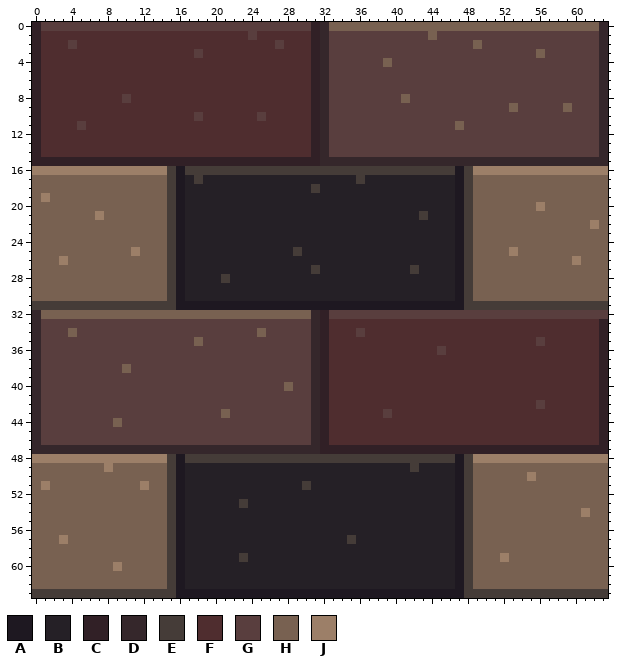
Pixel-art file, stored at Assets/Sprites/New Updated Sprites/bricks.aseprite. This is how it looked before the edit.
64x64 pixels, 1 frame. Colours within 5 levels of each other are drawn and written as one.
Visible layers, top first: "Layer 2" opacity 44% colour, "Layer 1".
Palette (. is transparent): A #1e1821  B #252026  C #312026  D #35272b  E #453c38  F #4f2d2f  G #593e3e  H #786151  J #9c7f68
Pixels before (only the part around the change), first column x 0:
 0 CGGGGGGGGGGGGGGGGGGGGGGGGGGGGGGCDHHHHHHHHHHHHHHHHHHHHHHHHHHHHHHD
 1 CFFFFFFFFFFFFFFFFFFFFFFFGFFFFFFCDGGGGGGGGGGGHGGGGGGGGGGGGGGGGGGD
 2 CFFFGFFFFFFFFFFFFFFFFFFFFFFGFFFCDGGGGGGGGGGGGGGGGHGGGGGGGGGGGGGD
 3 CFFFFFFFFFFFFFFFFFGFFFFFFFFFFFFCDGGGGGGGGGGGGGGGGGGGGGGGHGGGGGGD
 4 CFFFFFFFFFFFFFFFFFFFFFFFFFFFFFFCDGGGGGGHGGGGGGGGGGGGGGGGGGGGGGGD
 5 CFFFFFFFFFFFFFFFFFFFFFFFFFFFFFFCDGGGGGGGGGGGGGGGGGGGGGGGGGGGGGGD
 6 CFFFFFFFFFFFFFFFFFFFFFFFFFFFFFFCDGGGGGGGGGGGGGGGGGGGGGGGGGGGGGGD
 7 CFFFFFFFFFFFFFFFFFFFFFFFFFFFFFFCDGGGGGGGGGGGGGGGGGGGGGGGGGGGGGGD
 8 CFFFFFFFFFGFFFFFFFFFFFFFFFFFFFFCDGGGGGGGGHGGGGGGGGGGGGGGGGGGGGGD
 9 CFFFFFFFFFFFFFFFFFFFFFFFFFFFFFFCDGGGGGGGGGGGGGGGGGGGGHGGGGGHGGGD
10 CFFFFFFFFFFFFFFFFFGFFFFFFGFFFFFCDGGGGGGGGGGGGGGGGGGGGGGGGGGGGGGD
11 CFFFFGFFFFFFFFFFFFFFFFFFFFFFFFFCDGGGGGGGGGGGGGGHGGGGGGGGGGGGGGGD
12 CFFFFFFFFFFFFFFFFFFFFFFFFFFFFFFCDGGGGGGGGGGGGGGGGGGGGGGGGGGGGGGD
13 CFFFFFFFFFFFFFFFFFFFFFFFFFFFFFFCDGGGGGGGGGGGGGGGGGGGGGGGGGGGGGGD
14 CFFFFFFFFFFFFFFFFFFFFFFFFFFFFFFCDGGGGGGGGGGGGGGGGGGGGGGGGGGGGGGD
15 CCCCCCCCCCCCCCCCCCCCCCCCCCCCCCCCDDDDDDDDDDDDDDDDDDDDDDDDDDDDDDDD
16 JJJJJJJJJJJJJJJEAEEEEEEEEEEEEEEEEEEEEEEEEEEEEEEAEJJJJJJJJJJJJJJJ
17 HHHHHHHHHHHHHHHEABEBBBBBBBBBBBBBBBBBEBBBBBBBBBBAEHHHHHHHHHHHHHHH
18 HHHHHHHHHHHHHHHEABBBBBBBBBBBBBBEBBBBBBBBBBBBBBBAEHHHHHHHHHHHHHHH
19 HJHHHHHHHHHHHHHEABBBBBBBBBBBBBBBBBBBBBBBBBBBBBBAEHHHHHHHHHHHHHHH
20 HHHHHHHHHHHHHHHEABBBBBBBBBBBBBBBBBBBBBBBBBBBBBBAEHHHHHHHJHHHHHHH
21 HHHHHHHJHHHHHHHEABBBBBBBBBBBBBBBBBBBBBBBBBBEBBBAEHHHHHHHHHHHHHHH
22 HHHHHHHHHHHHHHHEABBBBBBBBBBBBBBBBBBBBBBBBBBBBBBAEHHHHHHHHHHHHHJH
23 HHHHHHHHHHHHHHHEABBBBBBBBBBBBBBBBBBBBBBBBBBBBBBAEHHHHHHHHHHHHHHH
24 HHHHHHHHHHHHHHHEABBBBBBBBBBBBBBBBBBBBBBBBBBBBBBAEHHHHHHHHHHHHHHH
25 HHHHHHHHHHHJHHHEABBBBBBBBBBBBEBBBBBBBBBBBBBBBBBAEHHHHJHHHHHHHHHH
26 HHHJHHHHHHHHHHHEABBBBBBBBBBBBBBBBBBBBBBBBBBBBBBAEHHHHHHHHHHHJHHH
27 HHHHHHHHHHHHHHHEABBBBBBBBBBBBBBEBBBBBBBBBBEBBBBAEHHHHHHHHHHHHHHH
28 HHHHHHHHHHHHHHHEABBBBEBBBBBBBBBBBBBBBBBBBBBBBBBAEHHHHHHHHHHHHHHH
29 HHHHHHHHHHHHHHHEABBBBBBBBBBBBBBBBBBBBBBBBBBBBBBAEHHHHHHHHHHHHHHH
30 HHHHHHHHHHHHHHHEABBBBBBBBBBBBBBBBBBBBBBBBBBBBBBAEHHHHHHHHHHHHHHH
31 EEEEEEEEEEEEEEEEAAAAAAAAAAAAAAAAAAAAAAAAAAAAAAAAEEEEEEEEEEEEEEEE
32 DHHHHHHHHHHHHHHHHHHHHHHHHHHHHHHDCGGGGGGGGGGGGGGGGGGGGGGGGGGGGGGG
33 DGGGGGGGGGGGGGGGGGGGGGGGGGGGGGGDCFFFFFFFFFFFFFFFFFFFFFFFFFFFFFFC
34 DGGGHGGGGGGGGGGGGGGGGGGGGHGGGGGDCFFFGFFFFFFFFFFFFFFFFFFFFFFFFFFC
35 DGGGGGGGGGGGGGGGGGHGGGGGGGGGGGGDCFFFFFFFFFFFFFFFFFFFFFFFGFFFFFFC
36 DGGGGGGGGGGGGGGGGGGGGGGGGGGGGGGDCFFFFFFFFFFFFGFFFFFFFFFFFFFFFFFC
37 DGGGGGGGGGGGGGGGGGGGGGGGGGGGGGGDCFFFFFFFFFFFFFFFFFFFFFFFFFFFFFFC
38 DGGGGGGGGGHGGGGGGGGGGGGGGGGGGGGDCFFFFFFFFFFFFFFFFFFFFFFFFFFFFFFC
39 DGGGGGGGGGGGGGGGGGGGGGGGGGGGGGGDCFFFFFFFFFFFFFFFFFFFFFFFFFFFFFFC
40 DGGGGGGGGGGGGGGGGGGGGGGGGGGGHGGDCFFFFFFFFFFFFFFFFFFFFFFFFFFFFFFC
41 DGGGGGGGGGGGGGGGGGGGGGGGGGGGGGGDCFFFFFFFFFFFFFFFFFFFFFFFFFFFFFFC
42 DGGGGGGGGGGGGGGGGGGGGGGGGGGGGGGDCFFFFFFFFFFFFFFFFFFFFFFFGFFFFFFC
43 DGGGGGGGGGGGGGGGGGGGGHGGGGGGGGGDCFFFFFFGFFFFFFFFFFFFFFFFFFFFFFFC
44 DGGGGGGGGHGGGGGGGGGGGGGGGGGGGGGDCFFFFFFFFFFFFFFFFFFFFFFFFFFFFFFC
45 DGGGGGGGGGGGGGGGGGGGGGGGGGGGGGGDCFFFFFFFFFFFFFFFFFFFFFFFFFFFFFFC
46 DGGGGGGGGGGGGGGGGGGGGGGGGGGGGGGDCFFFFFFFFFFFFFFFFFFFFFFFFFFFFFFC
47 DDDDDDDDDDDDDDDDDDDDDDDDDDDDDDDDCCCCCCCCCCCCCCCCCCCCCCCCCCCCCCCC
48 JJJJJJJJJJJJJJJEAEEEEEEEEEEEEEEEEEEEEEEEEEEEEEEAEJJJJJJJJJJJJJJJ
49 HHHHHHHHJHHHHHHEABBBBBBBBBBBBBBBBBBBBBBBBBEBBBBAEHHHHHHHHHHHHHHH
50 HHHHHHHHHHHHHHHEABBBBBBBBBBBBBBBBBBBBBBBBBBBBBBAEHHHHHHJHHHHHHHH
51 HJHHHHHHHHHHJHHEABBBBBBBBBBBBBEBBBBBBBBBBBBBBBBAEHHHHHHHHHHHHHHH
52 HHHHHHHHHHHHHHHEABBBBBBBBBBBBBBBBBBBBBBBBBBBBBBAEHHHHHHHHHHHHHHH
53 HHHHHHHHHHHHHHHEABBBBBBEBBBBBBBBBBBBBBBBBBBBBBBAEHHHHHHHHHHHHHHH
54 HHHHHHHHHHHHHHHEABBBBBBBBBBBBBBBBBBBBBBBBBBBBBBAEHHHHHHHHHHHHJHH
55 HHHHHHHHHHHHHHHEABBBBBBBBBBBBBBBBBBBBBBBBBBBBBBAEHHHHHHHHHHHHHHH
56 HHHHHHHHHHHHHHHEABBBBBBBBBBBBBBBBBBBBBBBBBBBBBBAEHHHHHHHHHHHHHHH
57 HHHJHHHHHHHHHHHEABBBBBBBBBBBBBBBBBBEBBBBBBBBBBBAEHHHHHHHHHHHHHHH
58 HHHHHHHHHHHHHHHEABBBBBBBBBBBBBBBBBBBBBBBBBBBBBBAEHHHHHHHHHHHHHHH
59 HHHHHHHHHHHHHHHEABBBBBBEBBBBBBBBBBBBBBBBBBBBBBBAEHHHJHHHHHHHHHHH
60 HHHHHHHHHJHHHHHEABBBBBBBBBBBBBBBBBBBBBBBBBBBBBBAEHHHHHHHHHHHHHHH
61 HHHHHHHHHHHHHHHEABBBBBBBBBBBBBBBBBBBBBBBBBBBBBBAEHHHHHHHHHHHHHHH
62 HHHHHHHHHHHHHHHEABBBBBBBBBBBBBBBBBBBBBBBBBBBBBBAEHHHHHHHHHHHHHHH
63 EEEEEEEEEEEEEEEEAAAAAAAAAAAAAAAAAAAAAAAAAAAAAAAAEEEEEEEEEEEEEEEE
The result:
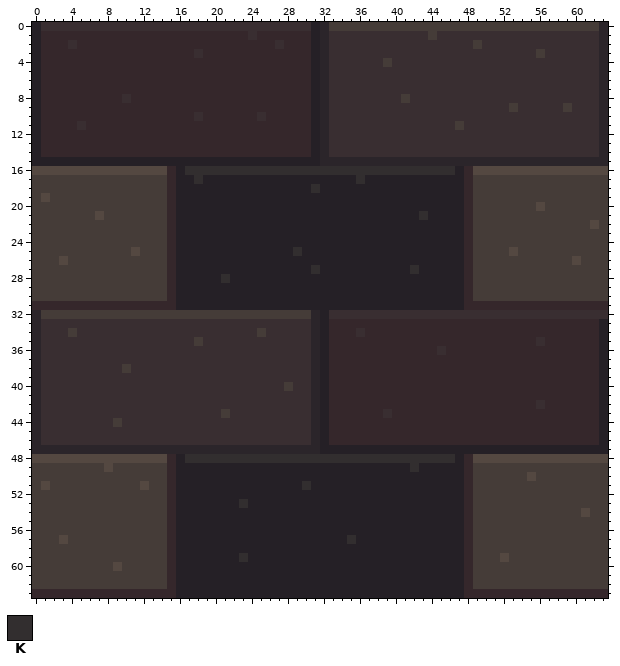
Colours new in this view: K #322e2f
Difference:
colour D: #35272b -> #2b252a
colour F: #4f2d2f -> #35272b
colour G: #593e3e -> #392e31
colour J: #9c7f68 -> #544841
Changed rows in their new state; - is a pixel that keeps its letter.
Layer "Layer 1":
first column x 0:
 0 B------------------------------B-EEEEEEEEEEEEEEEEEEEEEEEEEEEEEE-
 1 B------------------------------B------------E-------------------
 2 B------------------------------B-----------------E--------------
 3 B------------------------------B------------------------E-------
 4 B------------------------------B-------E------------------------
 5 B------------------------------B--------------------------------
 6 B------------------------------B--------------------------------
 7 B------------------------------B--------------------------------
 8 B------------------------------B---------E----------------------
 9 B------------------------------B---------------------E-----E----
10 B------------------------------B--------------------------------
11 B------------------------------B---------------E----------------
12 B------------------------------B--------------------------------
13 B------------------------------B--------------------------------
14 B------------------------------B--------------------------------
15 BBBBBBBBBBBBBBBBBBBBBBBBBBBBBBBB--------------------------------
16 ---------------FBKKKKKKKKKKKKKKKKKKKKKKKKKKKKKKBF---------------
17 EEEEEEEEEEEEEEEFB-K-----------------K----------BFEEEEEEEEEEEEEEE
18 EEEEEEEEEEEEEEEFB--------------K---------------BFEEEEEEEEEEEEEEE
19 E-EEEEEEEEEEEEEFB------------------------------BFEEEEEEEEEEEEEEE
20 EEEEEEEEEEEEEEEFB------------------------------BFEEEEEEE-EEEEEEE
21 EEEEEEE-EEEEEEEFB--------------------------K---BFEEEEEEEEEEEEEEE
22 EEEEEEEEEEEEEEEFB------------------------------BFEEEEEEEEEEEEE-E
23 EEEEEEEEEEEEEEEFB------------------------------BFEEEEEEEEEEEEEEE
24 EEEEEEEEEEEEEEEFB------------------------------BFEEEEEEEEEEEEEEE
25 EEEEEEEEEEE-EEEFB------------K-----------------BFEEEE-EEEEEEEEEE
26 EEE-EEEEEEEEEEEFB------------------------------BFEEEEEEEEEEE-EEE
27 EEEEEEEEEEEEEEEFB--------------K----------K----BFEEEEEEEEEEEEEEE
28 EEEEEEEEEEEEEEEFB----K-------------------------BFEEEEEEEEEEEEEEE
29 EEEEEEEEEEEEEEEFB------------------------------BFEEEEEEEEEEEEEEE
30 EEEEEEEEEEEEEEEFB------------------------------BFEEEEEEEEEEEEEEE
31 FFFFFFFFFFFFFFFFBBBBBBBBBBBBBBBBBBBBBBBBBBBBBBBBFFFFFFFFFFFFFFFF
32 -EEEEEEEEEEEEEEEEEEEEEEEEEEEEEE-B-------------------------------
33 --------------------------------B------------------------------B
34 ----E--------------------E------B------------------------------B
35 ------------------E-------------B------------------------------B
36 --------------------------------B------------------------------B
37 --------------------------------B------------------------------B
38 ----------E---------------------B------------------------------B
39 --------------------------------B------------------------------B
40 ----------------------------E---B------------------------------B
41 --------------------------------B------------------------------B
42 --------------------------------B------------------------------B
43 ---------------------E----------B------------------------------B
44 ---------E----------------------B------------------------------B
45 --------------------------------B------------------------------B
46 --------------------------------B------------------------------B
47 --------------------------------BBBBBBBBBBBBBBBBBBBBBBBBBBBBBBBB
48 ---------------FBKKKKKKKKKKKKKKKKKKKKKKKKKKKKKKBF---------------
49 EEEEEEEE-EEEEEEFB-------------------------K----BFEEEEEEEEEEEEEEE
50 EEEEEEEEEEEEEEEFB------------------------------BFEEEEEE-EEEEEEEE
51 E-EEEEEEEEEE-EEFB-------------K----------------BFEEEEEEEEEEEEEEE
52 EEEEEEEEEEEEEEEFB------------------------------BFEEEEEEEEEEEEEEE
53 EEEEEEEEEEEEEEEFB------K-----------------------BFEEEEEEEEEEEEEEE
54 EEEEEEEEEEEEEEEFB------------------------------BFEEEEEEEEEEEE-EE
55 EEEEEEEEEEEEEEEFB------------------------------BFEEEEEEEEEEEEEEE
56 EEEEEEEEEEEEEEEFB------------------------------BFEEEEEEEEEEEEEEE
57 EEE-EEEEEEEEEEEFB------------------K-----------BFEEEEEEEEEEEEEEE
58 EEEEEEEEEEEEEEEFB------------------------------BFEEEEEEEEEEEEEEE
59 EEEEEEEEEEEEEEEFB------K-----------------------BFEEE-EEEEEEEEEEE
60 EEEEEEEEE-EEEEEFB------------------------------BFEEEEEEEEEEEEEEE
61 EEEEEEEEEEEEEEEFB------------------------------BFEEEEEEEEEEEEEEE
62 EEEEEEEEEEEEEEEFB------------------------------BFEEEEEEEEEEEEEEE
63 FFFFFFFFFFFFFFFFBBBBBBBBBBBBBBBBBBBBBBBBBBBBBBBBFFFFFFFFFFFFFFFF
